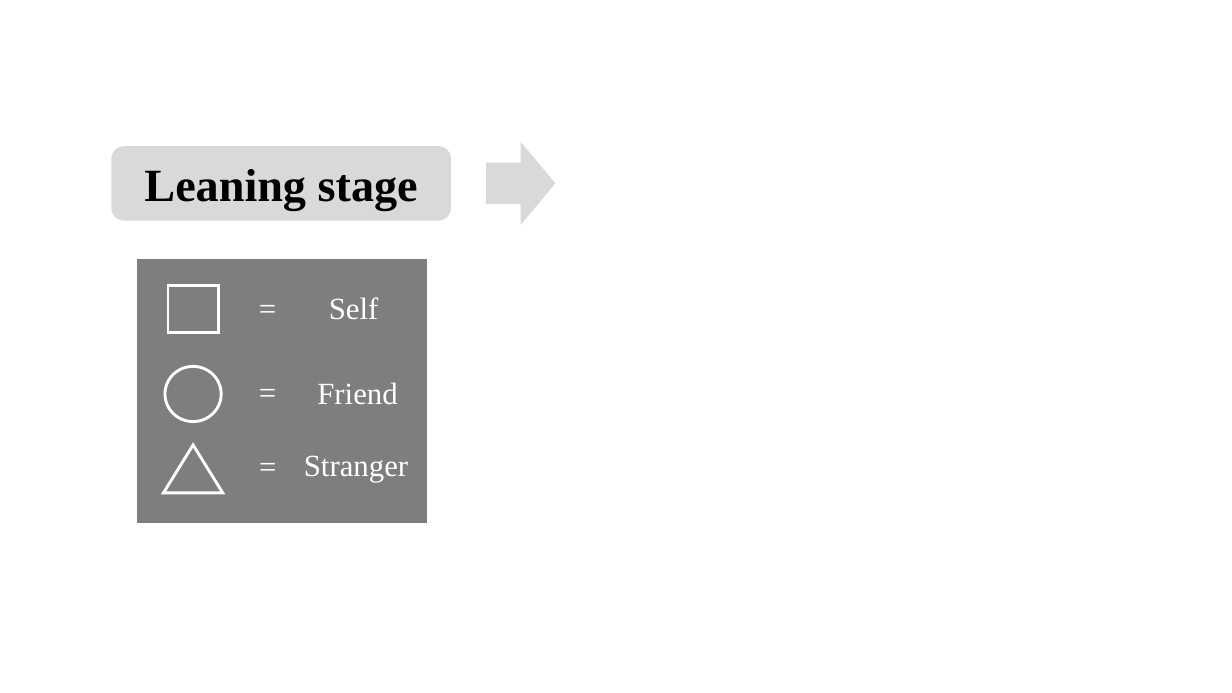
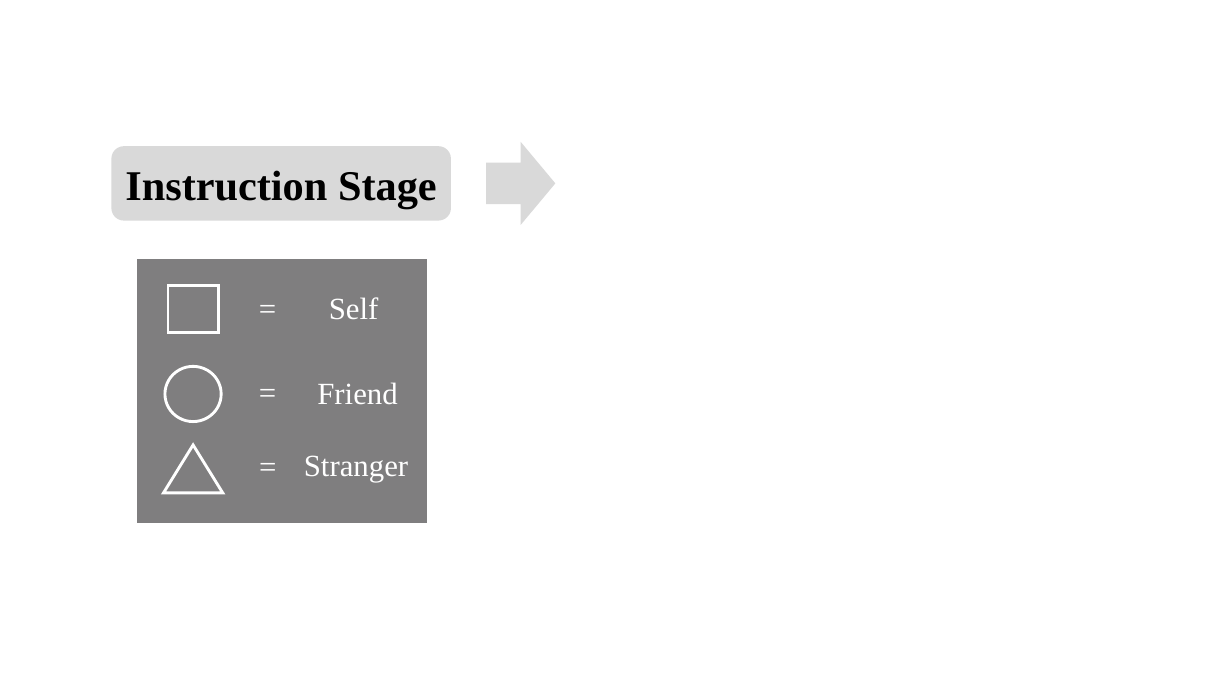
Before and after one commit to Chuan-Peng-Lab/ReliabilitySPE, a slide deck: slide 2 of 1_Protocol/1_2_Planned_Analysis/1_2_2_OUTPUT/SALT.pptx. Drawn at 1232x693 pixels with LibreOffice and Linux fonts; fonts in the diff are those of the drawing. Boxes give left, top, right and bottom in pixels: in the first picture for what was removed or moved away, otherwise in the second. Text is boxed around its words. In the diff, an @@ line names an element or a change of style, - is before the commit and + after.

```diff
--- a/1_Protocol/1_2_Planned_Analysis/1_2_2_OUTPUT/SALT.pptx
+++ b/1_Protocol/1_2_Planned_Analysis/1_2_2_OUTPUT/SALT.pptx
@@ text in rounded rectangle at [125, 170, 437, 209]: text changed; size 36 to 33 pt @@
-Leaning stage
+Instruction Stage
```
Also in this commit, not shown: 1 other slide changed, 1 slide added, 1 slide removed, 6 other files.
